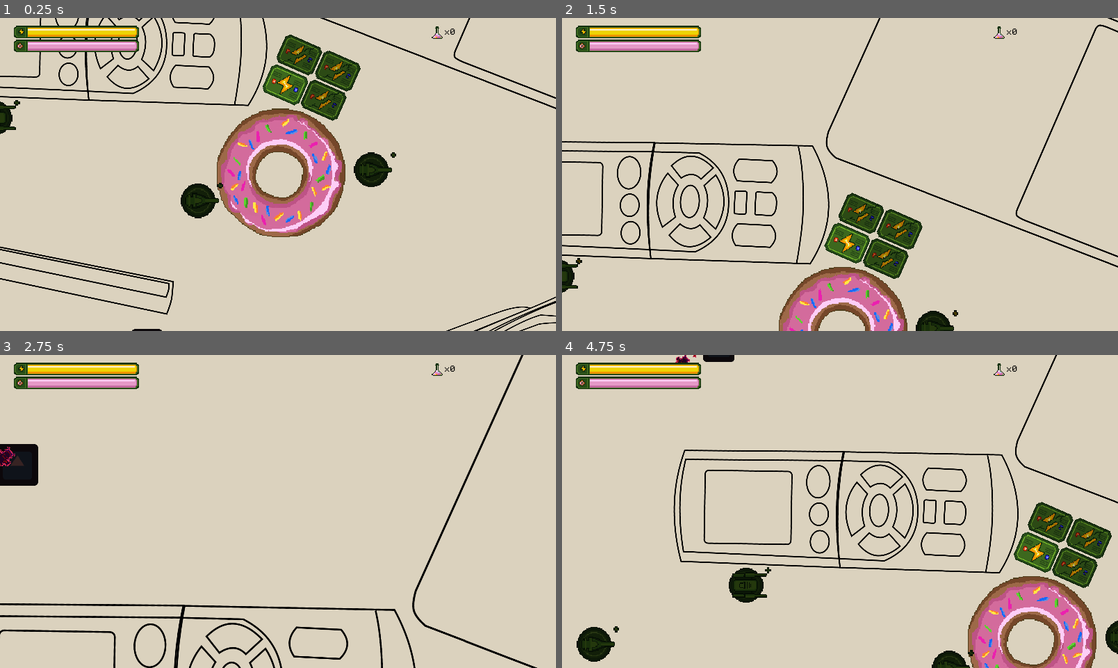
Above: before the commit, frames 1-4 (two rows, left to right).
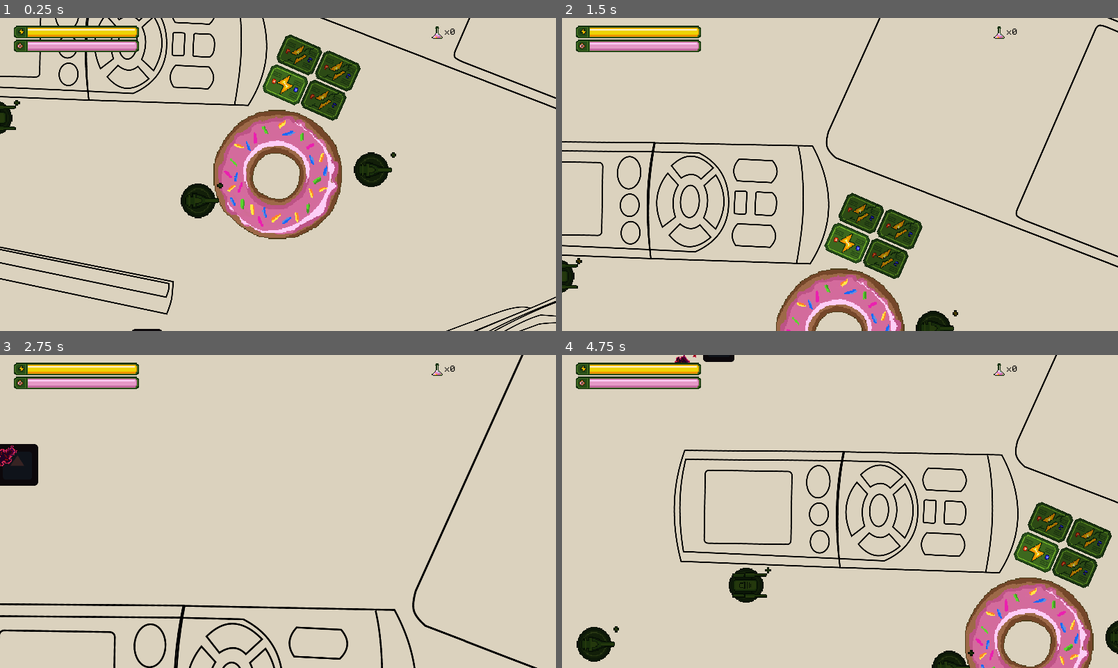
Above: after the commit, the same moments.

Repository: dmitriy-shmilo/gogodot-2021
Game: Godot game, scene res://game_screen/game_screen.tscn
Same seed, same stepped clock (60 frames per second), same inputs: the game is played once before the commit and once after it. The engine's default icon, where the game draws it, is replaced by a stand-in: a white triangle on a blue panel in a dark square. Sound files missing from this copy of the repository are replaced by a short silence.
Inputs (mouse positions are in pixels of both pictures, inside the frame that each line leads up to):
- Up to frame 1 (0.25 s): no input
- Up to frame 2 (1.5 s): tap Enter at 0.5 s; move the mouse to (934, 171) at 0.52 s; hold Mouse wheel up (zoom_in) 0.53-1.28 s; hold W (up) from 0.53 s (still down); click (934, 171) at 0.67 s; move the mouse to (1006, 221) at 1.27 s; tap Mouse wheel down (zoom_out) at 1.35 s
- Up to frame 3 (2.75 s): move the mouse to (111, 464) at 2.02 s; release W (up) at 2.03 s; hold A (left) from 2.03 s (still down); hold Mouse wheel up (zoom_in) from 2.03 s (still down)
- Up to frame 4 (4.75 s): move the mouse to (867, 511) at 2.77 s; release Mouse wheel up (zoom_in) at 2.78 s; tap Mouse wheel down (zoom_out) at 2.85, 4.35 s; click (867, 511) at 2.92 s; move the mouse to (756, 433) at 3.52 s; release A (left) at 3.53 s; hold S (down) 3.53-4.28 s; hold Mouse wheel up (zoom_in) 3.53-4.28 s; move the mouse to (812, 627) at 4.27 s; hold D (right) from 4.28 s (still down); click (812, 627) at 4.42 s

The runs differ from the first frame. In frame 1, 3.2% of the frame differs, in the area x 38-63%, y 28-71%; in frame 2, 1.6%; in frame 3, less than 0.1%; in frame 4, 2.5%.

Commit message:
Enemies will spread over core upon reaching it.

Diff:
--- a/src/game_screen/entities/enemies/enemy_unit.gd
+++ b/src/game_screen/entities/enemies/enemy_unit.gd
@@ -1,6 +1,8 @@
 extends KinematicBody2D
 class_name EnemyUnit
 
+const FINISH_RADIUS = 50
+const FINISH_DIAMETER = FINISH_RADIUS * 2
 const VARIANT_DISTRIBUTION = [
 
 	# easy worms
@@ -35,13 +37,15 @@
 	MOVING,
 	AGGRAVATED,
 	ATTACKING,
-	DEAD
+	DEAD,
+	FINISHED
 }
 
 signal unit_killed(source, coord)
 
 onready var _enemy_shape: CollisionShape2D = $"EnemyShape"
 onready var _animated_sprite: AnimatedSprite = $"AnimatedSprite"
+onready var _attack_timer: Timer = $"AttackTimer"
 
 var _variant: EnemyUnitVariant = VARIANT_DISTRIBUTION[0]
 var _velocity = Vector2.ZERO
@@ -52,11 +56,14 @@
 var _state = EnemyState.IDLE
 var _current_threat = null
 var _current_hitpoints = 1
+var _finish_point = Vector2.ZERO
 
 func _ready() -> void:
 	_variant = VARIANT_DISTRIBUTION[randi() % VARIANT_DISTRIBUTION.size()]
 	_animated_sprite.play("creep" + str(_variant.sprite_index))
 	_current_hitpoints = _variant.max_hitpoints
+	_attack_timer.wait_time = 1 / _variant.attack_rate
+
 
 func is_threat() -> bool:
 	return _state != EnemyState.DEAD
@@ -72,10 +79,14 @@
 func setup(points) -> void:
 	_points = points
 	_total_points = _points.size()
+	_finish_point.x = _points[_points.size() - 1].x + FINISH_RADIUS - randf() * FINISH_DIAMETER
+	_finish_point.y = _points[_points.size() - 1].y + FINISH_RADIUS - randf() * FINISH_DIAMETER
 
 
 func _physics_process(_delta: float) -> void:
 	match _state:
+		EnemyState.FINISHED:
+			_finish_move()
 		EnemyState.MOVING:
 			_waypoint_move()
 		EnemyState.AGGRAVATED:
@@ -89,6 +100,10 @@
 		_move_to_state(EnemyState.ATTACKING)
 
 
+func _finish_move() -> void:
+	_move_towards(_finish_point)
+
+
 func _waypoint_move() -> void:
 	if _total_points == 0:
 		return
@@ -98,7 +113,7 @@
 
 	_target_point_index = _target_point_index + 1
 	if  _target_point_index == _total_points - 1:
-		_move_to_state(EnemyState.DEAD)
+		_move_to_state(EnemyState.FINISHED)
 
 
 func _move_towards(target) -> bool:
@@ -115,6 +130,8 @@
 	match state:
 		EnemyState.IDLE:
 			return false
+		EnemyState.FINISHED:
+			return _state != EnemyState.DEAD
 		EnemyState.MOVING:
 			return _state == EnemyState.AGGRAVATED \
 				or _state == EnemyState.ATTACKING \
@@ -137,6 +154,8 @@
 		_state = state
 
 	match state:
+		EnemyState.FINISHED:
+			_attack_timer.start()
 		EnemyState.DEAD:
 			_enemy_shape.call_deferred("set_disabled", true)
 			call_deferred("queue_free")
@@ -147,3 +166,8 @@
 
 func _describe_state() -> String:
 	return EnemyState.keys()[_state]
+
+
+func _on_AttackTimer_timeout() -> void:
+	# TODO: damage the core
+	pass
--- a/src/game_screen/entities/enemies/enemy_unit.tscn
+++ b/src/game_screen/entities/enemies/enemy_unit.tscn
@@ -107,4 +107,9 @@
 rotation = 1.5708
 frames = SubResource( 6 )
 animation = "creep0"
+frame = 1
 playing = true
+
+[node name="AttackTimer" type="Timer" parent="."]
+
+[connection signal="timeout" from="AttackTimer" to="." method="_on_AttackTimer_timeout"]
--- a/src/game_screen/entities/enemies/enemy_unit_variant.gd
+++ b/src/game_screen/entities/enemies/enemy_unit_variant.gd
@@ -4,3 +4,4 @@
 export(float) var move_speed = 45
 export(float) var max_hitpoints = 50
 export(int) var sprite_index = 0
+export(float) var attack_rate = 0.5
--- a/src/game_screen/entities/enemies/enemy_variant0.tres
+++ b/src/game_screen/entities/enemies/enemy_variant0.tres
@@ -7,3 +7,4 @@
 move_speed = 20.0
 max_hitpoints = 20.0
 sprite_index = 0
+attack_rate = 0.5
--- a/src/game_screen/entities/enemies/enemy_variant1.tres
+++ b/src/game_screen/entities/enemies/enemy_variant1.tres
@@ -7,3 +7,4 @@
 move_speed = 50.0
 max_hitpoints = 45.0
 sprite_index = 1
+attack_rate = 0.5
--- a/src/game_screen/entities/enemies/enemy_variant2.tres
+++ b/src/game_screen/entities/enemies/enemy_variant2.tres
@@ -7,3 +7,4 @@
 move_speed = 40.0
 max_hitpoints = 20.0
 sprite_index = 2
+attack_rate = 0.5
--- a/src/game_screen/entities/enemies/enemy_variant3.tres
+++ b/src/game_screen/entities/enemies/enemy_variant3.tres
@@ -7,3 +7,4 @@
 move_speed = 35.0
 max_hitpoints = 45.0
 sprite_index = 3
+attack_rate = 0.5
--- a/src/game_screen/entities/enemies/enemy_variant4.tres
+++ b/src/game_screen/entities/enemies/enemy_variant4.tres
@@ -7,3 +7,4 @@
 move_speed = 15.0
 max_hitpoints = 75.0
 sprite_index = 4
+attack_rate = 0.5
--- a/src/game_screen/entities/player_core.tscn
+++ b/src/game_screen/entities/player_core.tscn
@@ -5,5 +5,4 @@
 [node name="PlayerCore" type="Node2D"]
 
 [node name="Icon" type="Sprite" parent="."]
-position = Vector2( 3.46872, -1.74382 )
 texture = ExtResource( 2 )
--- a/src/game_screen/game_screen.tscn
+++ b/src/game_screen/game_screen.tscn
@@ -132,5 +132,8 @@
 [node name="CollisionShape2D" type="CollisionShape2D" parent="Camera"]
 shape = SubResource( 1 )
 
+[node name="AudioStreamPlayer" type="AudioStreamPlayer" parent="."]
+bus = "Music"
+
 [connection signal="pressed" from="Gui/CanvasLayer/PauseContainer/VBoxContainer/HBoxContainer/QuitButton" to="." method="_on_QuitButton_pressed"]
 [connection signal="pressed" from="Gui/CanvasLayer/PauseContainer/VBoxContainer/HBoxContainer/ContinueButton" to="." method="_on_ContinueButton_pressed"]
